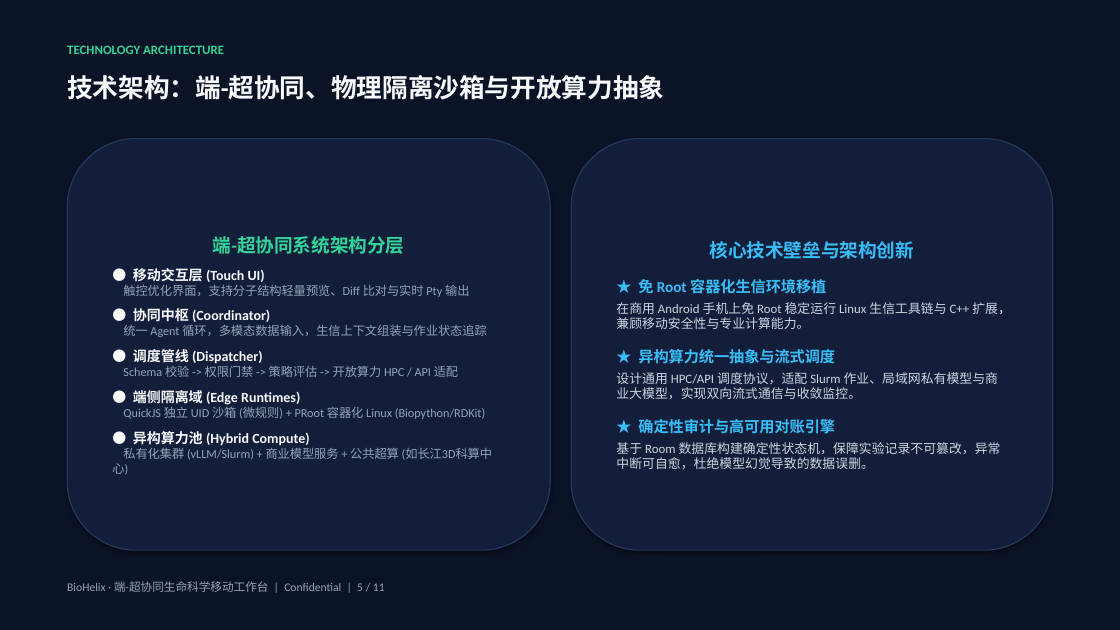
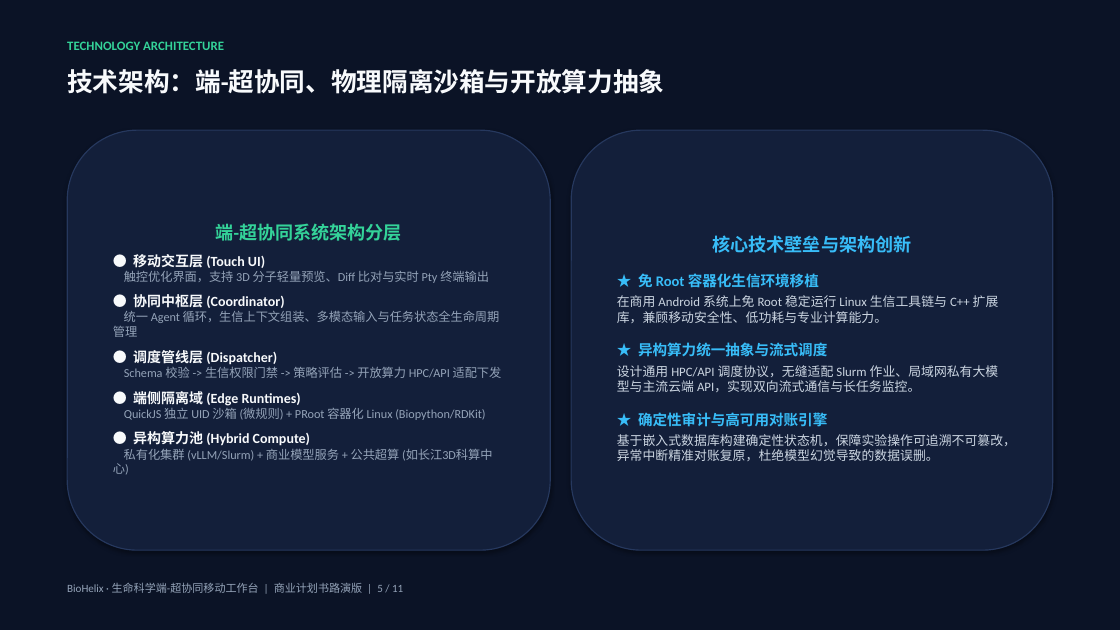
Before and after one commit to dollarser/helix-agent, a slide deck: slide 5 of docs/product/BioHelix_商业计划书_路演版.pptx. Drawn at 1120x630 pixels with LibreOffice and Linux fonts; fonts in the diff are those of the drawing. Boxes give left, top, right and bottom in pixels: in the first picture for what was removed or moved away, otherwise in the second. Text is boxed around its words. In the diff, an @@ line names an element or a change of style, - is before the commit and + after.

```diff
--- a/docs/product/BioHelix_商业计划书_路演版.pptx
+++ b/docs/product/BioHelix_商业计划书_路演版.pptx
@@ text "TECHNOLOGY ARCHITECTURE": place and size @@
-text "TECHNOLOGY ARCHITECTURE" at (67,45,224,54)
+text "TECHNOLOGY ARCHITECTURE" at (67,41,224,50)
@@ text "技术架构：端-超协同、物理隔离沙箱与开放算力抽象": place and size @@
-text "技术架构：端-超协同、物理隔离沙箱与开放算力抽象" at (67,75,664,100)
+text "技术架构：端-超协同、物理隔离沙箱与开放算力抽象" at (67,69,664,94)
@@ rounded rectangle "端-超协同系统架构分层": place and size @@
-rounded rectangle "端-超协同系统架构分层" at (67,139,550,550)
+rounded rectangle "端-超协同系统架构分层" at (67,130,550,550)
@@ rounded rectangle "核心技术壁垒与架构创新": place and size @@
-rounded rectangle "核心技术壁垒与架构创新" at (571,139,1053,550)
+rounded rectangle "核心技术壁垒与架构创新" at (571,130,1053,550)
@@ text in rounded rectangle at (216,223,402,241): size 16 to 15.5 pt in "端-超协同系统架构分层" @@
@@ text in rounded rectangle at (638,235,912,427): size 16 to 15.5 pt in "核心技术壁垒与架构创新"; size 13 to 12.5 pt in "★ 免 Root 容器化生信环境移植", "★ 异构算力统一抽象与流式调度", "★ 确定性审计与高可用对账引擎" @@
@@ text in rounded rectangle at (113,271,502,378): text changed @@
-触控优化界面，支持分子结构轻量预览、Diff 比对与实时 Pty 输出
-● 协同中枢 (Coordinator)
-统一 Agent 循环，多模态数据输入，生信上下文组装与作业状态追踪
-● 调度管线 (Dispatcher)
-Schema 校验 -> 权限门禁 -> 策略评估 -> 开放算力 HPC / API 适配
+触控优化界面，支持 3D 分子轻量预览、Diff 比对与实时 Pty 终端输出
+● 协同中枢层 (Coordinator)
+统一 Agent 循环，生信上下文组装、多模态输入与任务状态全生命周期管理
+● 调度管线层 (Dispatcher)
+Schema 校验 -> 生信权限门禁 -> 策略评估 -> 开放算力 HPC/API 适配下发
@@ text in rounded rectangle at (617,295,999,323): text changed @@
-在商用 Android 手机上免 Root 稳定运行 Linux 生信工具链与 C++ 扩展，兼顾移动安全性与专业计算能力。
+在商用 Android 系统上免 Root 稳定运行 Linux 生信工具链与 C++ 扩展库，兼顾移动安全性、低功耗与专业计算能力。
@@ text in rounded rectangle at (617,365,999,392): text changed @@
-设计通用 HPC/API 调度协议，适配 Slurm 作业、局域网私有模型与商业大模型，实现双向流式通信与收敛监控。
+设计通用 HPC/API 调度协议，无缝适配 Slurm 作业、局域网私有大模型与主流云端 API，实现双向流式通信与长任务监控。
@@ text in rounded rectangle at (617,434,1016,461): text changed @@
-基于 Room 数据库构建确定性状态机，保障实验记录不可篡改，异常中断可自愈，杜绝模型幻觉导致的数据误删。
+基于嵌入式数据库构建确定性状态机，保障实验操作可追溯不可篡改，异常中断精准对账复原，杜绝模型幻觉导致的数据误删。
@@ text at (67,583,403,593): text changed; size 10 to 9.5 pt @@
-BioHelix · 端-超协同生命科学移动工作台 | Confidential | 5 / 11
+BioHelix · 生命科学端-超协同移动工作台 | 商业计划书路演版 | 5 / 11
```
Also in this commit, not shown: 9 other slides changed, 3 other files.
